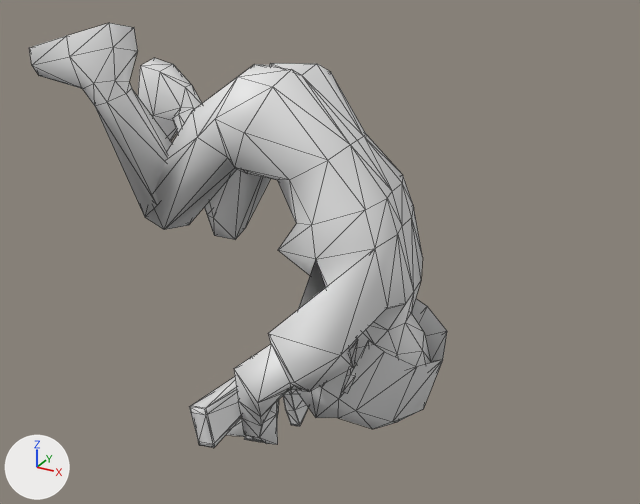
The OBJ model Res/player_female/player_female_rolling_3.obj: old version first, new version second.
One viewpoint serves both versions: a 50 mm camera at (0.854, -1.627, 1.222) aimed at (-0.047, 0.012, 0.403). Every picture has the same lights, and +X, +Y and +Z are marked at lower left. Mesh edges are drawn as thin lines. Where no turn or scale is listed for an object, it has been applied to the vertices. Vertices at the same position are counted once.

The first picture shows 'Human.Female'.
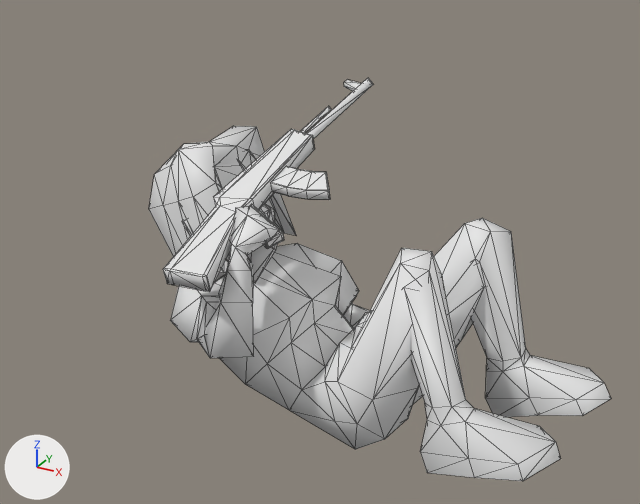
Boxes [x1, y1, x2, y2] around the edits, measured in the pictures (640 x 504 px; the box of a moved part takes in the faces that stretch with it):
'Human.Female', reshaped (11% wider): before [29, 23, 447, 448]; after [149, 78, 611, 481]
part 1 of me_human_female, moved or reshaped: before [342, 363, 356, 393]; after [182, 219, 194, 236]
part 2 of me_human_female, moved or reshaped: before [190, 355, 254, 448]; after [163, 129, 315, 292]
part 3 of me_human_female, moved or reshaped: before [245, 435, 261, 442]; after [250, 204, 284, 249]
part 4 of me_human_female, moved or reshaped (not visible before): after [301, 106, 332, 133]
part 5 of me_human_female, moved or reshaped (not visible before): after [307, 78, 373, 139]
part 6 of me_human_female, moved or reshaped: before [283, 390, 309, 426]; after [271, 166, 330, 200]
part 7 of me_human_female, moved or reshaped (not visible before): after [344, 80, 361, 91]
part 8 of me_human_female, rebuilt (11% wider, 16% shorter): before [29, 23, 447, 445]; after [149, 126, 611, 481]

Edits to the bpy script that builds the scene:
```text
Change me_human_female:
    used by ob_human_female; location = (0.0, 0.0, 0.0)
    remove me_human_female.from_pydata(...)  # 547 vertices, 1038 faces; spans x -0.728..0.267, y -0.364..0.413, z -0.059..0.909
    add me_human_female.from_pydata(...)  # 553 vertices, 1038 faces; spans x -0.489..0.621, y -0.374..0.382, z 0.002..0.729
    me_human_female part 1: the loose piece of 8 vertices spanning x 0.06..0.115, y -0.133..-0.078, z 0.143..0.213 is multiplied about its middle by the matrix ((-0.716, -0.031, 0.726), (0.015, 1.018, 0.059), (-0.726, 0.052, -0.714)), then moved by (-0.389, 0.005, 0.278)
    me_human_female part 2: the loose piece of 48 vertices spanning x -0.158..-0.084, y -0.364..0.151, z 0.046..0.176 is multiplied about its middle by the matrix ((0.234, -0.105, -0.967), (-0.276, 0.946, -0.17), (0.932, 0.306, 0.192)), then moved by (-0.039, -0.013, 0.436)
    me_human_female part 3: the loose piece of 24 vertices spanning x -0.131..-0.09, y -0.223..-0.12, z -0.016..0.099 is multiplied about its middle by the matrix ((0.234, -0.105, -0.967), (-0.276, 0.946, -0.17), (0.932, 0.306, 0.192)), then moved by (0.027, 0.0, 0.482)
    me_human_female part 4: the loose piece of 12 vertices spanning x -0.12..-0.096, y 0.132..0.279, z 0.057..0.106 is multiplied about its middle by the matrix ((0.234, -0.105, -0.967), (-0.276, 0.946, -0.17), (0.932, 0.306, 0.192)), then moved by (-0.053, -0.028, 0.568)
    me_human_female part 5: the loose piece of 13 vertices spanning x -0.123..-0.075, y 0.126..0.413, z -0.005..0.088 is multiplied about its middle by the matrix ((0.233, -0.105, -0.967), (-0.276, 0.946, -0.17), (0.932, 0.306, 0.192)), then moved by (-0.028, -0.027, 0.628)
    me_human_female part 6: the loose piece of 40 vertices spanning x -0.126..-0.077, y -0.051..0.022, z -0.059..0.08 is multiplied about its middle by the matrix ((0.234, -0.105, -0.967), (-0.276, 0.946, -0.17), (0.932, 0.306, 0.192)), then moved by (0.034, -0.006, 0.564)
    me_human_female part 7: the loose piece of 8 vertices spanning x -0.107..-0.085, y 0.363..0.403, z 0.015..0.068 is multiplied about its middle by the matrix ((0.234, -0.105, -0.967), (-0.276, 0.946, -0.17), (0.932, 0.306, 0.192)), then moved by (-0.042, -0.034, 0.666)
    me_human_female part 8: the loose piece of 386 vertices spanning x -0.728..0.267, y -0.348..0.316, z -0.022..0.909 is rebuilt with 392 vertices and now spans x -0.489..0.621, y -0.354..0.308, z 0.002..0.648
```
